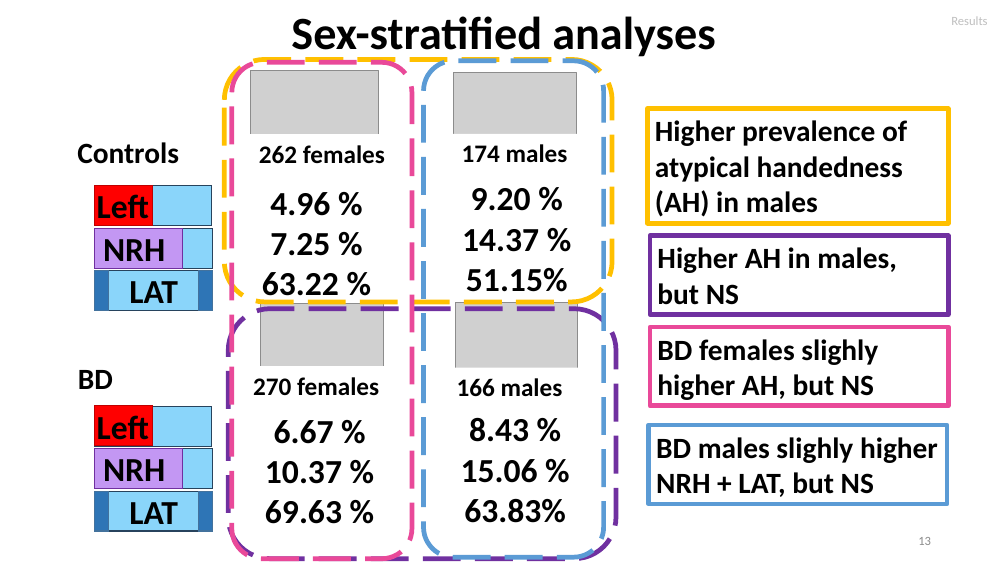
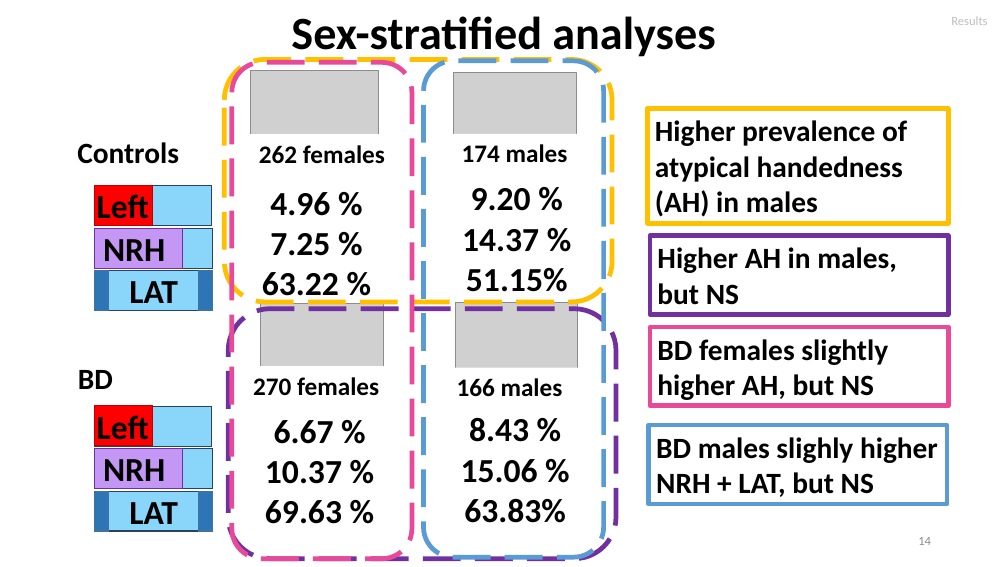
Before and after one commit to igarcia17/EHI_laterality, a slide deck: slide 14 of NorthSeaLateralityCongress_InesGarciaOrtiz.pptx (slide 13 before the commit). Drawn at 1008x567 pixels with LibreOffice and Linux fonts; fonts in the diff are those of the drawing; grey boxes stand for pictures. Boxes give left, top, right and bottom in pixels: in the first picture for what was removed or moved away, otherwise in the second. Text is boxed around its words. In the diff, an @@ line names an element or a change of style, - is before the commit and + after.

```diff
--- a/NorthSeaLateralityCongress_InesGarciaOrtiz.pptx
+++ b/NorthSeaLateralityCongress_InesGarciaOrtiz.pptx
@@ text in rectangle at bbox=[657, 339, 888, 400]: text changed @@
-BD females slighly higher AH, but NS
+BD females slightly higher AH, but NS
@@ page number at bbox=[918, 537, 931, 545]: text changed @@
-13
+14
```
Also in this commit, not shown: 6 other slides changed, 1 slide added.
